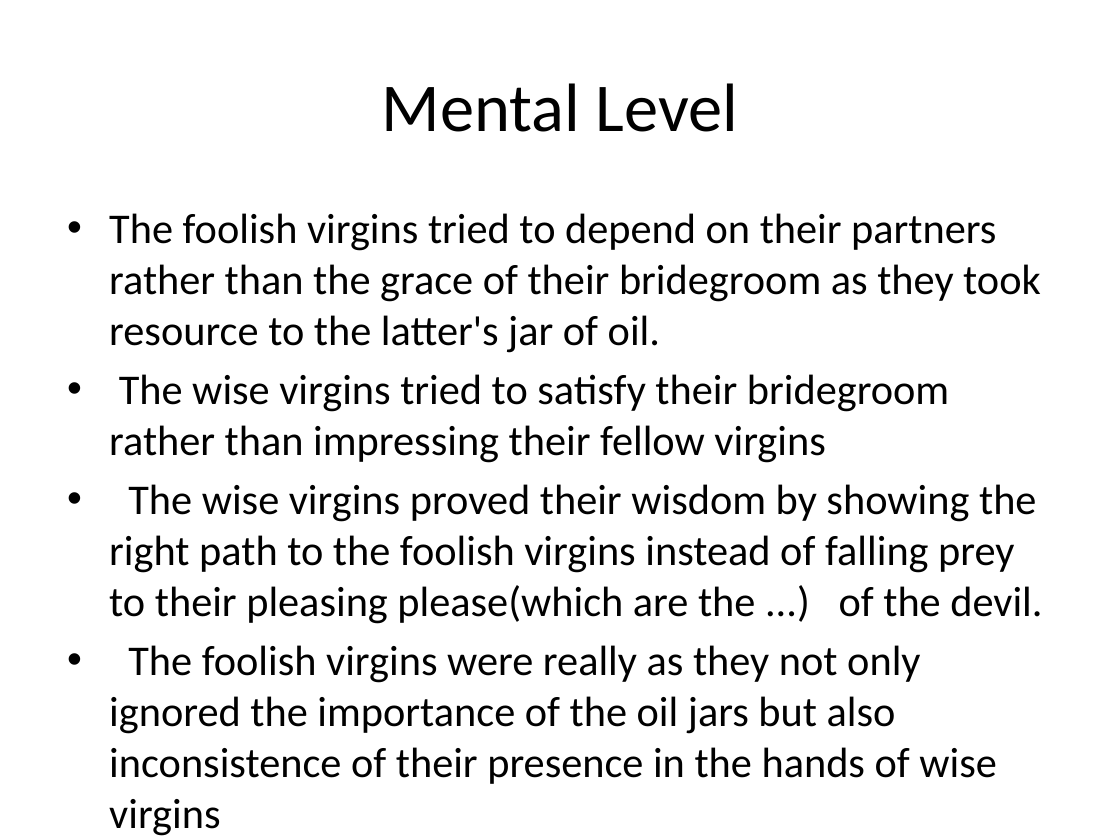
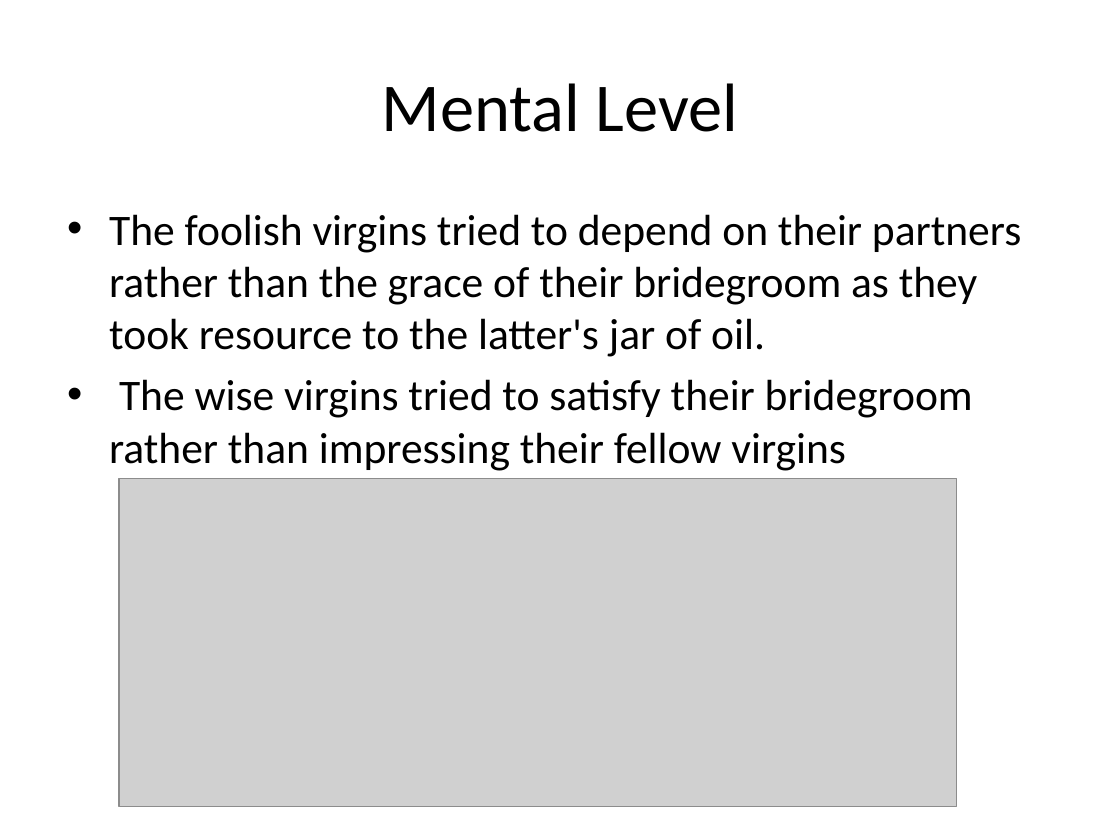
Before and after one commit to GOVARTHANAN123/Time, a slide deck: slide 18 of singapore_presentation2.pptx (slide 16 before the commit). Drawn at 1120x840 pixels with LibreOffice and Linux fonts; fonts in the diff are those of the drawing; grey boxes stand for pictures. Boxes give left, top, right and bottom in pixels: in the first picture for what was removed or moved away, otherwise in the second. Text is boxed around its words. In the diff, an @@ line names an element or a change of style, - is before the commit and + after.

```diff
--- a/singapore_presentation2.pptx
+++ b/singapore_presentation2.pptx
@@ text "The foolish virgins tried to ..." at [109, 214, 1021, 471]: size 27.2 to 28 pt @@
@@ picture added at [119, 478, 956, 806] @@
@@ text at [109, 484, 1042, 836]: paragraphs removed @@
-• The wise virgins proved their wisdom by showing the right path to the foolish virgins instead of falling prey to their pleasing please(which are the ...) of the devil.
-• The foolish virgins were really as they not only ignored the importance of the oil jars but also inconsistence of their presence in the hands of wise virgins
```
Also in this commit, not shown: 5 other slides changed, 4 slides added, 2 other files.
